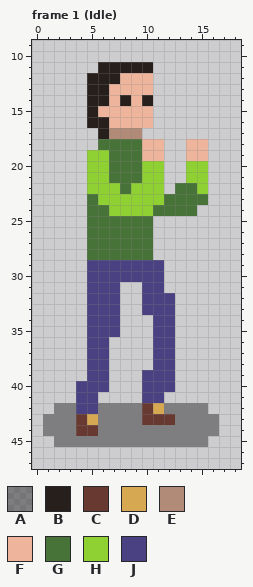
Two states of a pixel-art file, Arte/BaseGameJam.aseprite. Above, as it was before the edit.
32x48 pixels, 9 frames. Shown: frame 1 (Idle): x 0..18, y 9..47.
Visible layers, top first: "Layer 3 Copy", "Layer 4" opacity 40%.
Palette (. is transparent): A #05040365  B #271f1b  C #673931  D #d6a851  E #b28b78  F #eeb59c  G #477238  H #8fd032  J #494182
Pixels before, frame 1 (Idle), first column x 1:
11 .....BBBBB......
12 ....BBBFFF......
13 ....BBFFFF......
14 ....BBFBFB......
15 ....BFFFFF......
16 ....BBFFFF......
17 .....BEEE.......
18 .....GGGGFF..FF.
19 ....HHGGGFF..FF.
20 ....HHGGGHH..HH.
21 ....HHGGGHH..HH.
22 ....HHHGHHH.GGH.
23 ....GHHHHHHGGGG.
24 ....GGHHHHGGGG..
25 ....GGGGGG......
26 ....GGGGGG......
27 ....GGGGGG......
28 ....GGGGGG......
29 ....JJJJJJJ.....
30 ....JJJJJJJ.....
31 ....JJJ..JJ.....
32 ....JJJ..JJJ....
33 ....JJJ..JJJ....
34 ....JJJ...JJ....
35 ....JJJ...JJ....
36 ....JJ....JJ....
37 ....JJ....JJ....
38 ....JJ....JJ....
39 ....JJ...JJJ....
40 ...JJJ...JJJ....
41 ...JJ....JJ.....
42 .AAJJAAAACDAAAA.
43 AAACDAAAACCCAAAA
44 AAACCAAAAAAAAAAA
45 .AAAAAAAAAAAAAA.
After:
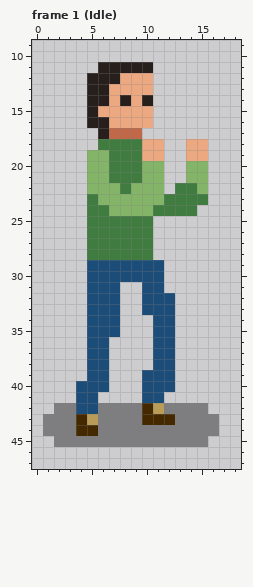
Author's note on the commit: Correccion de color Solo en el primer sprite
Changes in this commit:
{"colour":"C","old":"#673931","new":"#442800"}
{"colour":"D","old":"#d6a851","new":"#b89c58"}
{"colour":"E","old":"#b28b78","new":"#c06848"}
{"colour":"F","old":"#eeb59c","new":"#eca880"}
{"colour":"G","old":"#477238","new":"#407c40"}
{"colour":"H","old":"#8fd032","new":"#84b468"}
{"colour":"J","old":"#494182","new":"#1c4c78"}
{"label":"changed","picture_box":[76,73,208,436]}
